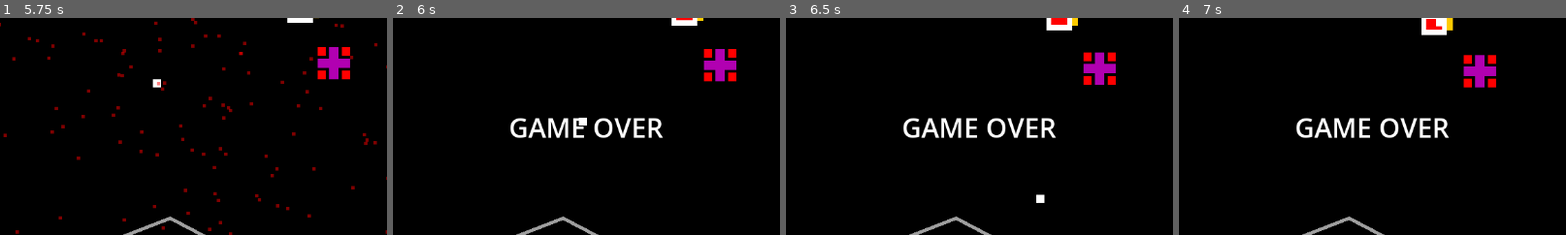
Above: before the commit, frames 1-4 (left to right).
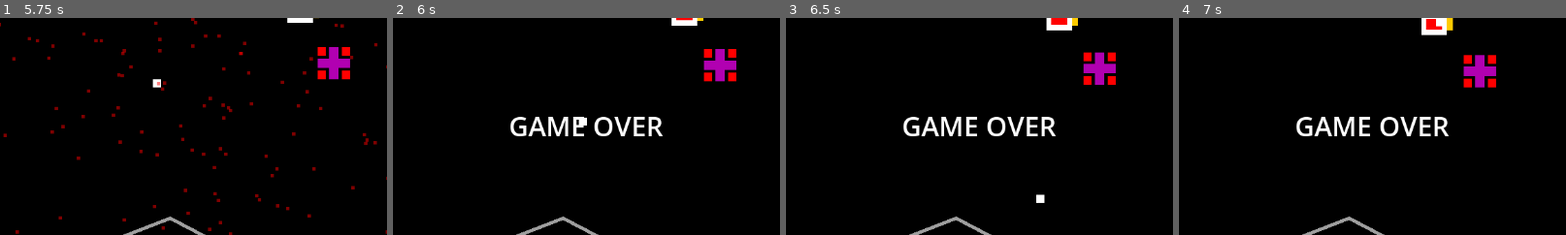
Above: after the commit, the same moments.

Repository: Toxe/godot-defender-clone
Game: Godot game, scene res://scenes/game/game.tscn
The game is run twice, just before and just after one commit, with the same random seed, the same clock (stepped at 60 frames per second) and the same inputs.
Inputs:
- Up to frame 1 (5.75 s): tap Enter at 0.5 s; hold Right (move_right) 0.53-1.28 s; hold Space (fire) 0.53-1.28 s; hold Down (move_down) 1.28-2.03 s; tap Space (fire) at 1.35, 2.85, 4.35 s; hold Right (move_right) 2.03-2.78 s; hold Space (fire) 2.03-2.78 s; hold Up (move_up) 2.78-3.53 s; hold Space (fire) 3.53-4.28 s; hold Left (move_left) 3.53-5.03 s; hold Down (move_down) from 5.03 s (still down); hold Space (fire) from 5.03 s (still down)
- Up to frame 2 (6 s): release Down (move_down) at 5.78 s; release Space (fire) at 5.78 s; hold Right (move_right) from 5.78 s (still down); tap Space (fire) at 5.85 s
- Up to frame 3 (6.5 s): keep holding Right (move_right)
- Up to frame 4 (7 s): release Right (move_right) at 6.53 s; hold Up (move_up) from 6.53 s (still down); hold Space (fire) from 6.53 s (still down)
The pictures show only the part of the screen within x 25-75%, y 25-75%; the shares and areas given below are measured in that part.

Frame 1 is identical in both runs. In frame 2, 1.2% of the frame differs, in the area x 30-70%, y 45-56%; in frame 3, 1.2%; in frame 4, 1.2%.

Commit message:
Add the game over label to the UI layer

Diff:
--- a/G01_Defender/scenes/levels/main/main.gd
+++ b/G01_Defender/scenes/levels/main/main.gd
@@ -4,6 +4,7 @@
 
 
 func _on_player_player_killed():
-    $GameOverLayer.visible = true
+    # show game over text, wait for a moment and then finish the game
+    $UI/GameOverLabel.visible = true
     await get_tree().create_timer(1.5).timeout
     game_finished.emit()
--- a/G01_Defender/scenes/levels/main/main.tscn
+++ b/G01_Defender/scenes/levels/main/main.tscn
@@ -63,25 +63,23 @@
 [node name="Human3" parent="." instance=ExtResource("12_a20oh")]
 position = Vector2(814, 593)
 
-[node name="GameOverLayer" type="CanvasLayer" parent="."]
+[node name="UI" type="CanvasLayer" parent="."]
+
+[node name="GameOverLabel" type="Label" parent="UI"]
 visible = false
-
-[node name="GameOverLabel" type="Label" parent="GameOverLayer"]
 anchors_preset = 8
 anchor_left = 0.5
 anchor_top = 0.5
 anchor_right = 0.5
 anchor_bottom = 0.5
-offset_left = -46.0
-offset_top = -13.0
-offset_right = 46.0
-offset_bottom = 13.0
+offset_left = -114.0
+offset_top = -29.0
+offset_right = 114.0
+offset_bottom = 29.0
 grow_horizontal = 2
 grow_vertical = 2
 theme_override_font_sizes/font_size = 40
 text = "GAME OVER"
-
-[node name="UI" type="CanvasLayer" parent="."]
 
 [node name="ScoreLabel" parent="UI" instance=ExtResource("13_0vkbo")]
 offset_left = 20.0
